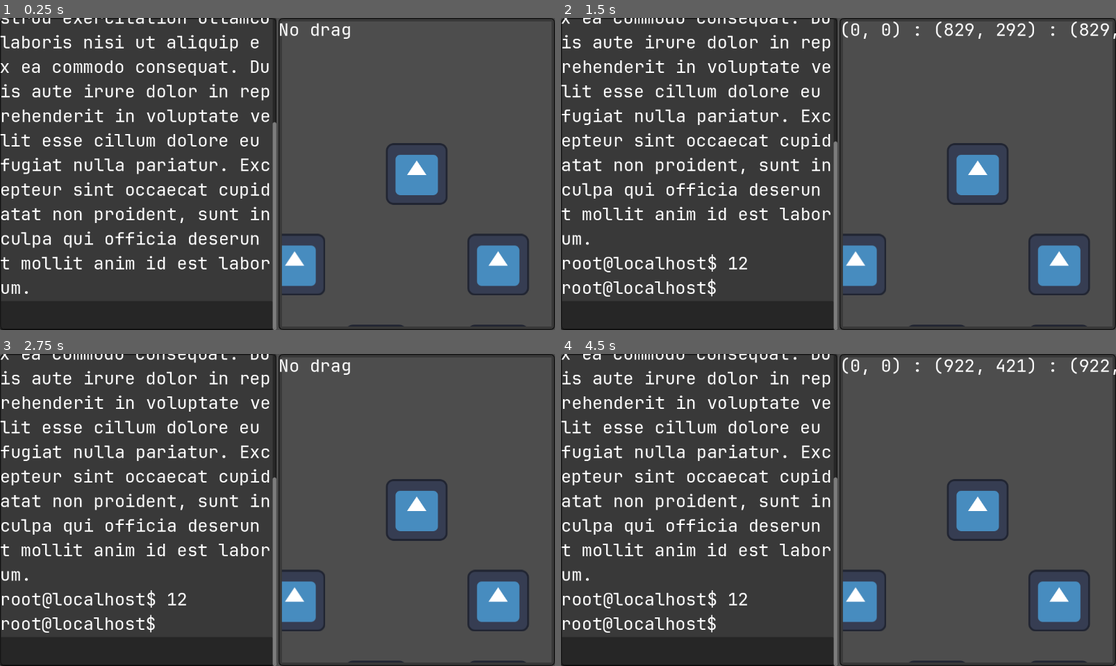
Above: before the commit, frames 1-4 (two rows, left to right).
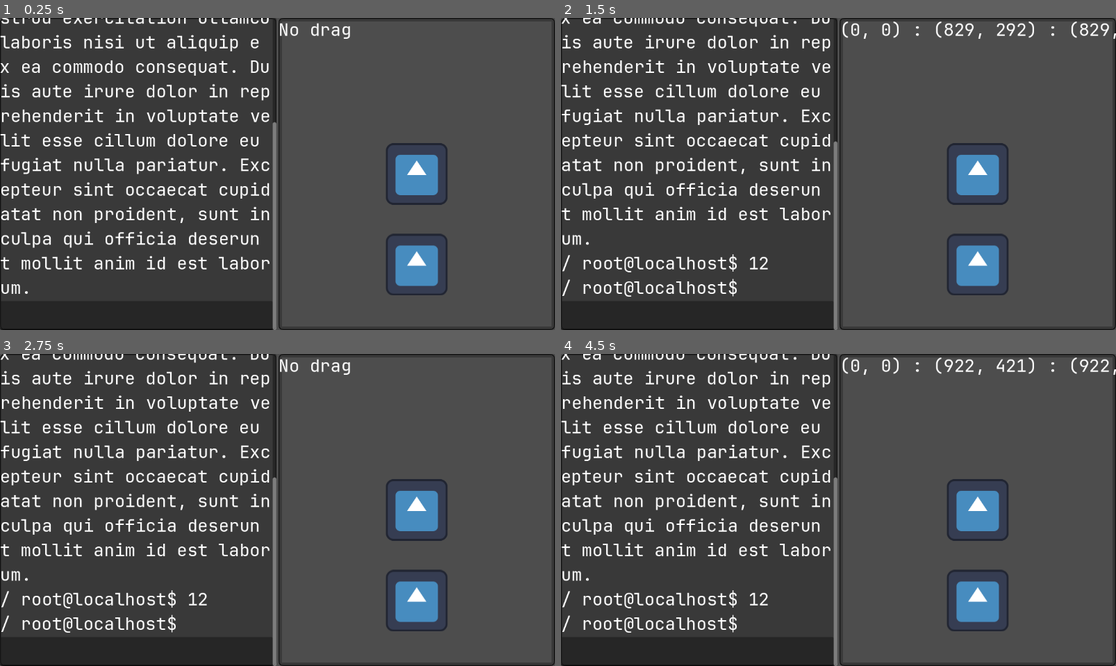
Above: after the commit, the same moments.

Repository: Curtis-Barnhart/GVS
Game: Godot game, scene res://Main.tscn
Same seed, same stepped clock (60 frames per second), same inputs: the game is played once before the commit and once after it. The engine's default icon, where the game draws it, is replaced by a stand-in: a white triangle on a blue panel in a dark square.
Inputs (mouse positions are in pixels of both pictures, inside the frame that each line leads up to):
- Up to frame 1 (0.25 s): no input
- Up to frame 2 (1.5 s): click (699, 314) at 0.52 s; type "12" at 0.6 s; tap Enter at 1.25, 1.35 s; move the mouse to (960, 158) at 1.27 s; click (960, 158) at 1.42 s
- Up to frame 3 (2.75 s): tap Space at 2 s; drag from (166, 525) to (416, 510) at 2.02 s
- Up to frame 4 (4.5 s): tap Enter at 2.75, 2.85, 4.25, 4.35 s; move the mouse to (894, 441) at 2.77 s; click (894, 441) at 2.92 s; tap Space at 3.5 s; drag from (810, 572) to (1060, 600) at 3.52 s; move the mouse to (1005, 556) at 4.27 s; click (1005, 556) at 4.42 s

The runs differ from the first frame. In frame 1, 3.7% of the frame differs, in the area x 50-96%, y 69-99%; in frame 2, 5.0%, in the area x 0-96%, y 69-99%; in frame 3, 5.0%; in frame 4, 5.0%.

Commit message:
basic repl functionality in gvm shell, plus FSGraph visual component now connected to FSManager backend

Diff:
--- a/gvm/filesystem/fs_dir.gd
+++ b/gvm/filesystem/fs_dir.gd
@@ -21,7 +21,7 @@
     if self.parent == self:
         # I wonder if this will have to be changed eventually
         return FSPath.new([])
-    return self.parent.get_path().join(FSPath.new([self.name]))
+    return self.parent.get_path().compose(FSPath.new([self.name]))
 
 
 func local_dir(name: String) -> FSDir:
@@ -52,7 +52,7 @@
 
     var rest: FSPath = path.tail()
     if rest.degen():
-        subdir
+        return subdir
 
     return subdir.get_dir(rest)
 
--- a/gvm/filesystem/fs_manager.gd
+++ b/gvm/filesystem/fs_manager.gd
@@ -126,8 +126,8 @@
 ## get a list of files in a directory
 ##
 ## @param p: Non null path to the directory to read.
-## @return: an array of FSPaths to all directories contained in p.
-func read_dirs_in_dir(p: FSPath) -> Array[FSPath]:
+## @return: (Array[FSPath]) an array of FSPaths to all directories contained in p.
+func read_dirs_in_dir(p: FSPath) -> Array:
     var dir: FSDir = self._get_dir(p)
     if dir == null:
         return []
--- a/gvm/filesystem/ui/graph/fs_graph.gd
+++ b/gvm/filesystem/ui/graph/fs_graph.gd
@@ -17,12 +17,13 @@
     self.fs_man = fs_manager
     self.all_nodes["/"] = FSGDir_Obj.instantiate()
     self.add_child(self.all_nodes["/"])
+    fs_manager.created_dir.connect(self.create_dir)
 
 
 # TODO: Connect
 func create_dir(p: FSPath) -> void:
     print("Creating dir " + p.as_string())
-    var parent: FSGDir = self.all_nodes[p.base().as_string()]
+    var parent: FSGDir = self.all_nodes[self.fs_man.reduce_path(p.base()).as_string()]
     var child: FSGDir = FSGDir_Obj.instantiate()
     parent.add_subdir(child)
     self.all_nodes[p.as_string()] = child
@@ -38,15 +39,15 @@
     self.all_nodes["/"] = FSGDir_Obj.instantiate()
     self.add_child(self.all_nodes["/"])
 
-    self.create_dir(FSPath.new(["dir0"]))
-    self.create_dir(FSPath.new(["dir1"]))
-    self.create_dir(FSPath.new(["dir2"]))
-    self.create_dir(FSPath.new(["dir0", "subdir00"]))
-    self.create_dir(FSPath.new(["dir2", "subdir20"]))
-    self.create_dir(FSPath.new(["dir2", "subdir21"]))
-    self.create_dir(FSPath.new(["dir2", "subdir22"]))
-    self.create_dir(FSPath.new(["dir2", "subdir21", "subdir220"]))
-    self.create_dir(FSPath.new(["dir2", "subdir21", "subdir221"]))
+    #self.create_dir(FSPath.new(["dir0"]))
+    #self.create_dir(FSPath.new(["dir1"]))
+    #self.create_dir(FSPath.new(["dir2"]))
+    #self.create_dir(FSPath.new(["dir0", "subdir00"]))
+    #self.create_dir(FSPath.new(["dir2", "subdir20"]))
+    #self.create_dir(FSPath.new(["dir2", "subdir21"]))
+    #self.create_dir(FSPath.new(["dir2", "subdir22"]))
+    #self.create_dir(FSPath.new(["dir2", "subdir21", "subdir220"]))
+    #self.create_dir(FSPath.new(["dir2", "subdir21", "subdir221"]))
 
 
 # Called every frame. 'delta' is the elapsed time since the previous frame.
--- a/gvm/shell/gv_shell.gd
+++ b/gvm/shell/gv_shell.gd
@@ -2,13 +2,18 @@
 extends NinePatchRect
 
 var PATH: Array[String]
-var CWD: String = ""
+var CWD: FSPath = FSPath.new([])
+var fs_man: FSManager = null
 const sh_prompt: String = "root@localhost$ "
-static var scroll_frames: int = 2
+static var scroll_frames: int = 1
 
 @onready var history: Label = $ScrollContainer/VBoxContainer/History
 @onready var prompt: TextEdit = $ScrollContainer/VBoxContainer/Prompt
 @onready var scroll: ScrollContainer = $ScrollContainer
+
+
+func setup(fs_manager: FSManager) -> void:
+    self.fs_man = fs_manager
 
 
 # We do this because on resize of the prompt, we scroll,
@@ -31,6 +36,29 @@
 
 
 func _on_prompt_user_entered() -> void:
-    self.history.text += "\n" + GVShell.sh_prompt + self.prompt.text
+    self.history.text += "\n" \
+                      + self.CWD.as_string() \
+                      + " " \
+                      + GVShell.sh_prompt \
+                      + self.prompt.text
+
+    # Array[String] I HATE TYPE ERASURE I HATE TYPE ERASURE I HATE TYPE ERA
+    var input: Array = Array(self.prompt.text.split(" "))
+    match input:
+        ["cd", var where]:
+            var loc: FSPath = self.CWD.compose(FSPath.new(where.split("/")))
+            if self.fs_man.contains_dir(loc):
+                self.CWD = self.fs_man.reduce_path(loc)
+        ["mkdir", var name]:
+            var loc: FSPath = self.CWD.compose(FSPath.new(name.split("/")))
+            if fs_man.create_dir(loc):
+                self.history.text += "\n%s created!" % fs_man.reduce_path(loc)
+        ["ls"]:
+            self.history.text += "\n" + "\n".join(self.fs_man.read_dirs_in_dir(self.CWD).map(func (path): return path.as_string()))
+        ["clear"]:
+            self.history.text = ""
+        var huh:
+            print("no match (%s)" % " ".join(input))
+
     self.prompt.clear()
     self.scroll_bottom()
--- a/main.gd
+++ b/main.gd
@@ -17,6 +17,9 @@
 # Called when the node enters the scene tree for the first time.
 func _ready() -> void:
     var test: FSManager = FSManager.new()
+    $GvShell.setup(test)
+    $FsViewport/SubViewportContainer/SubViewport/FSGraph.setup(test)
+    test.create_dir(FSPath.new(["dir0"]))
 
 
 # Called every frame. 'delta' is the elapsed time since the previous frame.
